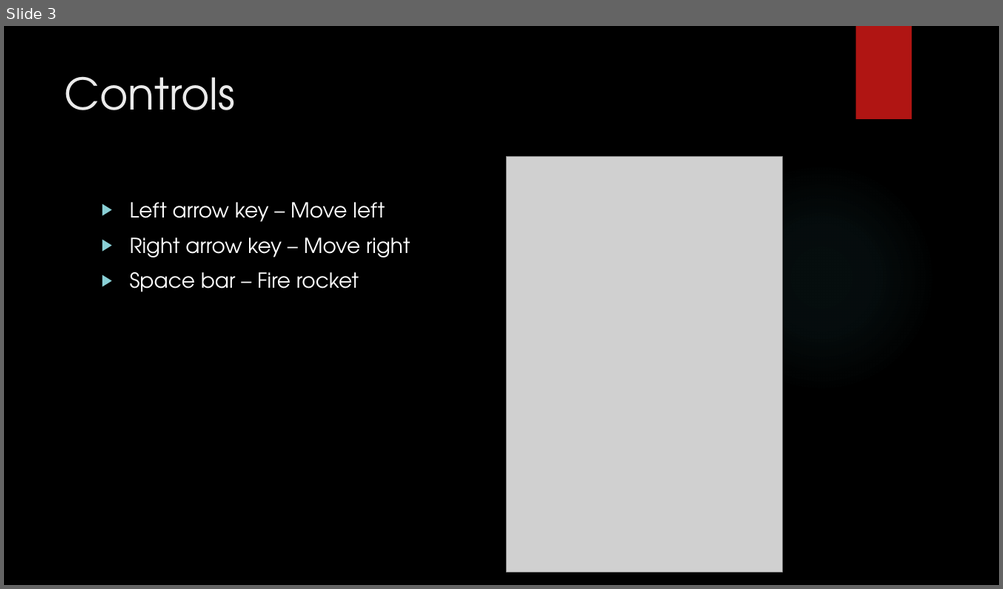
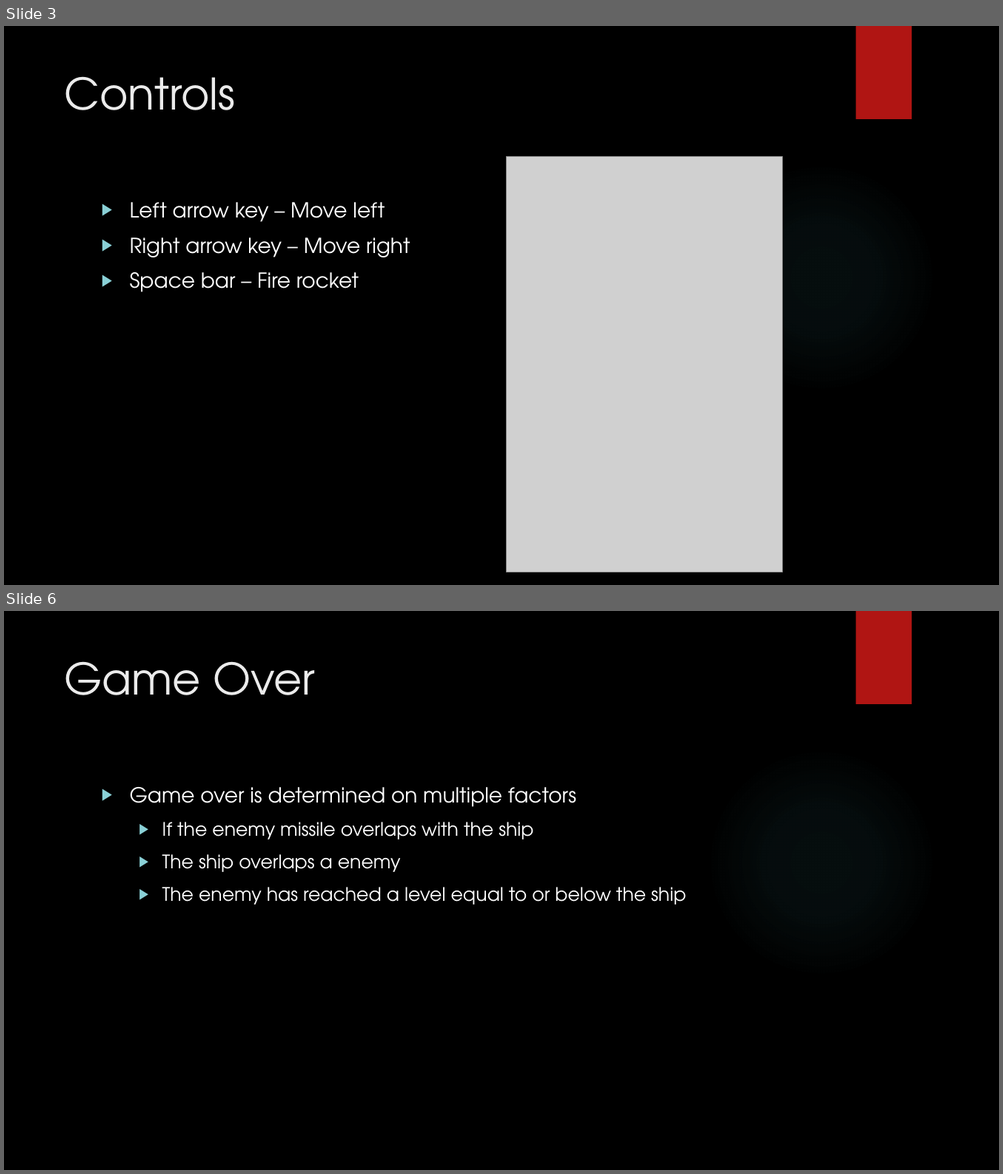
Before and after one commit to roehlerw/CSE471Project3, a slide deck: Presentation/CSE 471 Project 3.pptx. Shown one above the other, each under a label of ours: slide 3 before the commit, slides 3 and 6 after it; the slides between them are not shown. The pictures are 1003x589 and 1003x1174 pixels, drawn with LibreOffice and Linux fonts; fonts in the diff are those of the drawing; grey boxes stand for pictures; background and template pictures are left out. Boxes give left, top, right and bottom in pixels: in the first picture for what was removed or moved away, otherwise in the second. Text is boxed around its words. In the diff, an @@ line names an element or a change of style, - is before the commit and + after.

Commit message:
Added James Torres' stuff to the power point. Made some little changes to the game.

```diff
--- a/Presentation/CSE 471 Project 3.pptx
+++ b/Presentation/CSE 471 Project 3.pptx
@@ slide 6 added at [4,611,999,1170], background picture (left out); not listed: 2 template elements that a slide beside it also shows @@
@@ title added at [64,661,315,695], 42 pt, text #EBEBEB @@
+Game Over
@@ text added at [130,787,686,905], 18 pt, text #FFFFFF @@
+▶ Game over is determined on multiple factors
+  ▶ If the enemy missile overlaps with the ship
+  ▶ The ship overlaps a enemy
+  ▶ The enemy has reached a level equal to or below the ship
```
Also in this commit, not shown: 1 slide changed, 1 other slide added, 3 other files.
